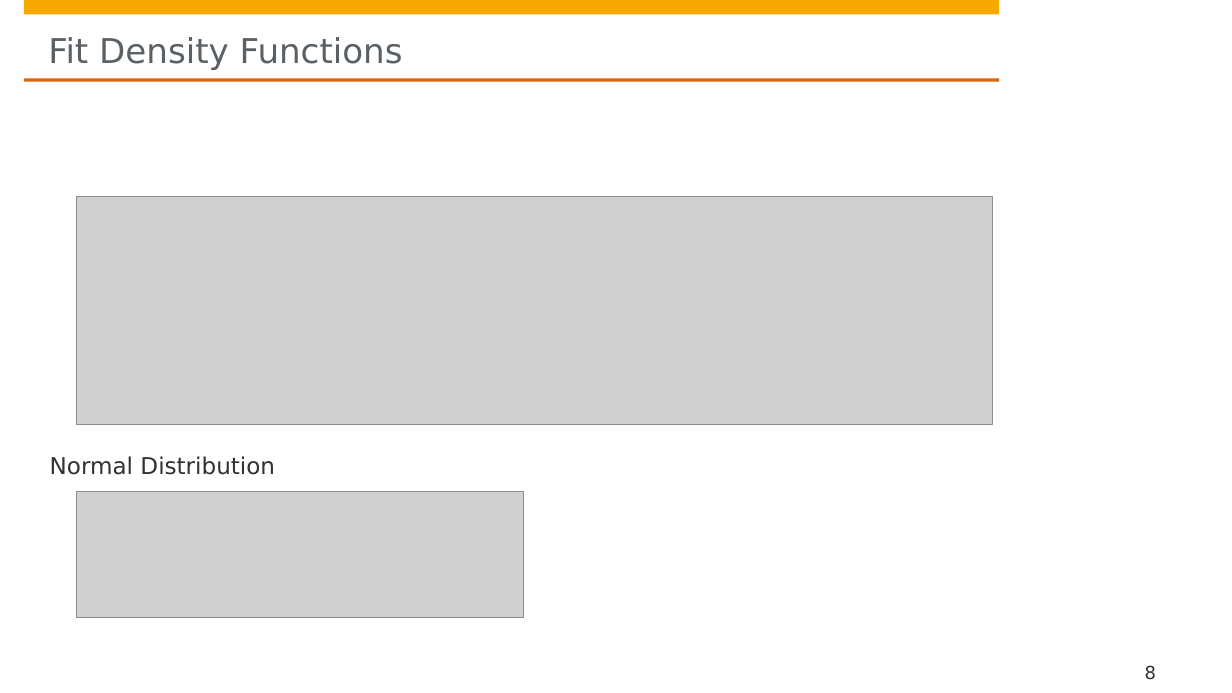
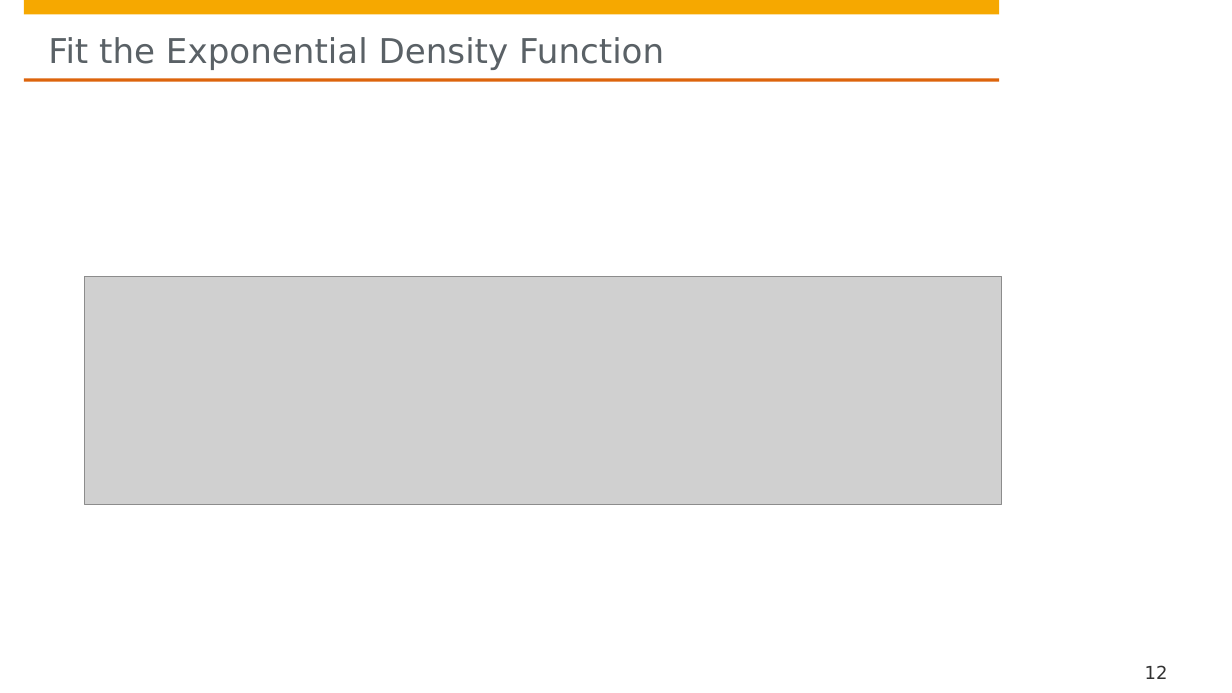
Before and after one commit to hpi-sam/HMM-Learning4SAS, a slide deck: slide 12 of projects/CTMC/P4 - Continuous Time Markov Chains.pptx (slide 8 before the commit). Drawn at 1232x693 pixels with LibreOffice and Linux fonts; fonts in the diff are those of the drawing; grey boxes stand for pictures; background and template pictures are left out. Boxes give left, top, right and bottom in pixels: in the first picture for what was removed or moved away, otherwise in the second. Text is boxed around its words. In the diff, an @@ line names an element or a change of style, - is before the commit and + after.

```diff
--- a/projects/CTMC/P4 - Continuous Time Markov Chains.pptx
+++ b/projects/CTMC/P4 - Continuous Time Markov Chains.pptx
@@ title at <box>48,37,664,70</box>: text changed @@
-Fit Density Functions
+Fit the Exponential Density Function
@@ picture: place and size @@
-picture at <box>77,197,994,425</box>
+picture at <box>85,276,1002,505</box>
@@ text removed at <box>50,456,275,475</box> @@
-Normal Distribution
@@ picture removed at <box>77,492,524,617</box> @@
@@ page number at <box>1145,665,1168,679</box>: text changed @@
-8
+12
```
Also in this commit, not shown: 1 other slide changed, 4 slides added, 1 slide removed.
